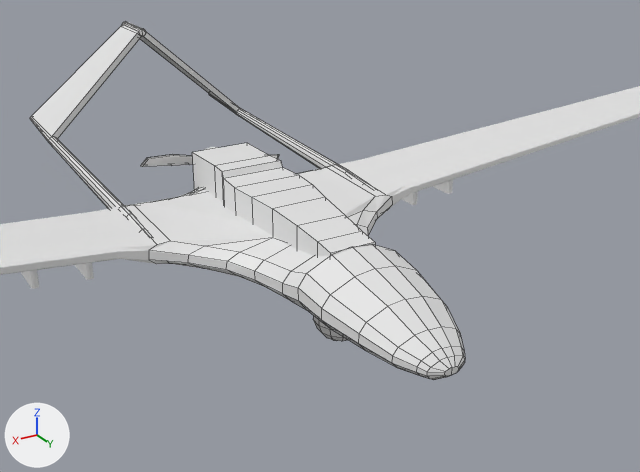
An edit to the Blender file Assets/Prefabs/Bairaktar.blend, drawn before and after from the same camera.
One viewpoint serves both versions: a 50 mm lens placed at (5.47, 8.64, 5.13), pointed at (-0.72, -1.67, -0.03). The lights are fixed; the arrows at lower left show +X, +Y and +Z. Mesh edges are drawn as thin lines on the coarser meshes.

Objects in the first picture: 'Куб', 'Куб.001', 'Циліндр', 'Циліндр.001'.
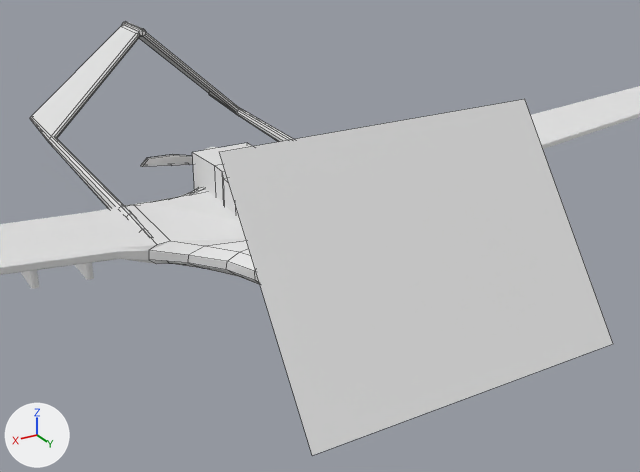
Commit message: Added face for bairaktar

Pixel boxes [x1, y1, x2, y2] of what changed, in the pictures (640 x 472 px; the box of a moved part takes in the faces that stretch with it):
'Площина', added: after [219, 99, 613, 455]
'Циліндр', reshaped: before [30, 22, 465, 380]; after [30, 22, 293, 285]
part 1 of me_циліндр, moved or reshaped: before [31, 25, 349, 216]; after [31, 25, 293, 216]
'Куб', unchanged, covered by the edit: before [192, 143, 375, 257]; after [192, 143, 252, 216]

The change, as a list of edits to the scene's bpy script:
```text
Add mat_матеріал:
    mat_матеріал = principled_material('Матеріал')
    mat_матеріал.base_color = (0.8, 0.8, 0.8)  # white #e7e7e7
Change me_циліндр:
    used by ob_циліндр; location = (0.0, 0.0, 0.0); rotation_euler = (1.571, 0.0, 0.0), in degrees (90, 0, 0); scale = (0.8, 0.8, 0.8)
    remove me_циліндр.from_pydata(...)  # 277 vertices, 200 faces; spans x -2.46..0.0, y -0.25..2.89, z -2.87..9.82
    add me_циліндр.from_pydata(...)  # 287 vertices, 206 faces; spans x -2.46..0.0, y -0.25..2.89, z -2.87..9.82
    me_циліндр part 1
    4 vertices are removed from x -2.28..-0.03, y 0.72..2.79, z 8.11..8.25
    12 faces are deleted
    14 vertices are added at x -2.31..-0.01, y 0.7..2.81, z 8.07..8.29
    18 new faces join them
Add me_площина:
    me_площина.from_pydata([(-1.0, -1.0, 0.0), (1.0, -1.0, 0.0), (-1.0, 1.0, 0.0), (1.0, 1.0, 0.0)], [], [(0, 1, 3, 2)])
    me_площина.materials.append(mat_матеріал)  # its picture is missing
Add ob_площина:
    ob_площина = bpy.data.objects.new('Площина', me_площина)
    ob_площина.location = (0.0, 1.84, 1.2)
    ob_площина.rotation_euler = (4.088, 3.142, 0.0)  # degrees (234, 180, 0)
    ob_площина.scale = (2.01, 1.53, 1.53)
```
